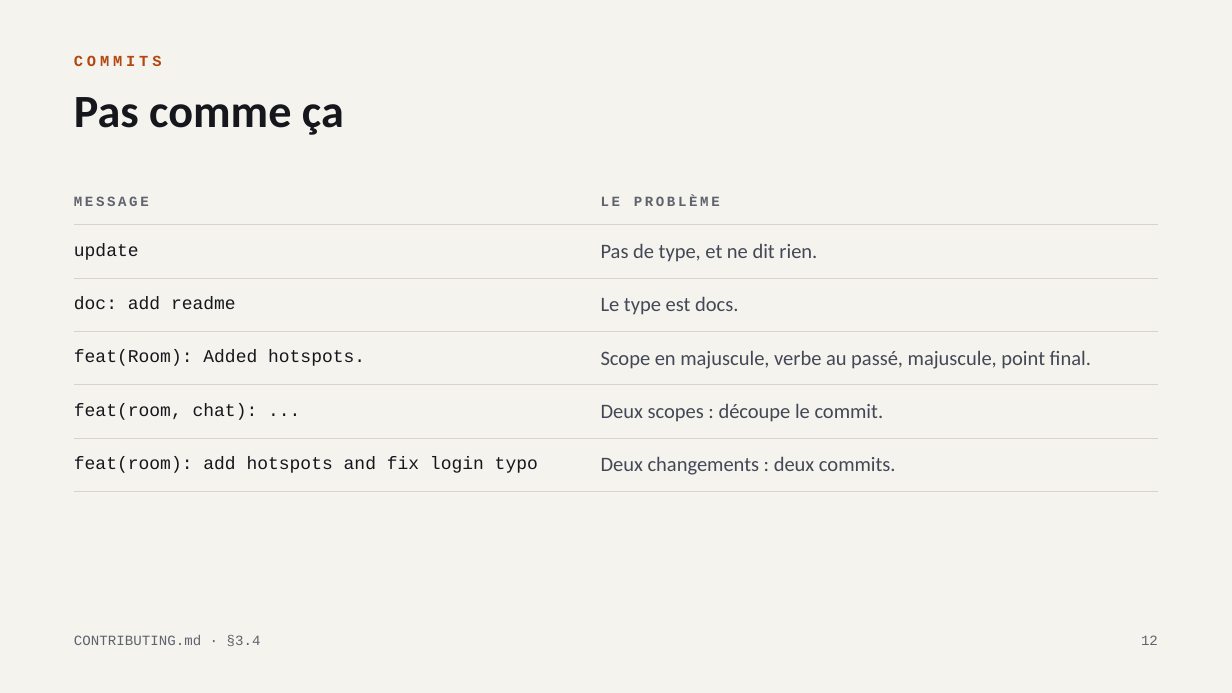
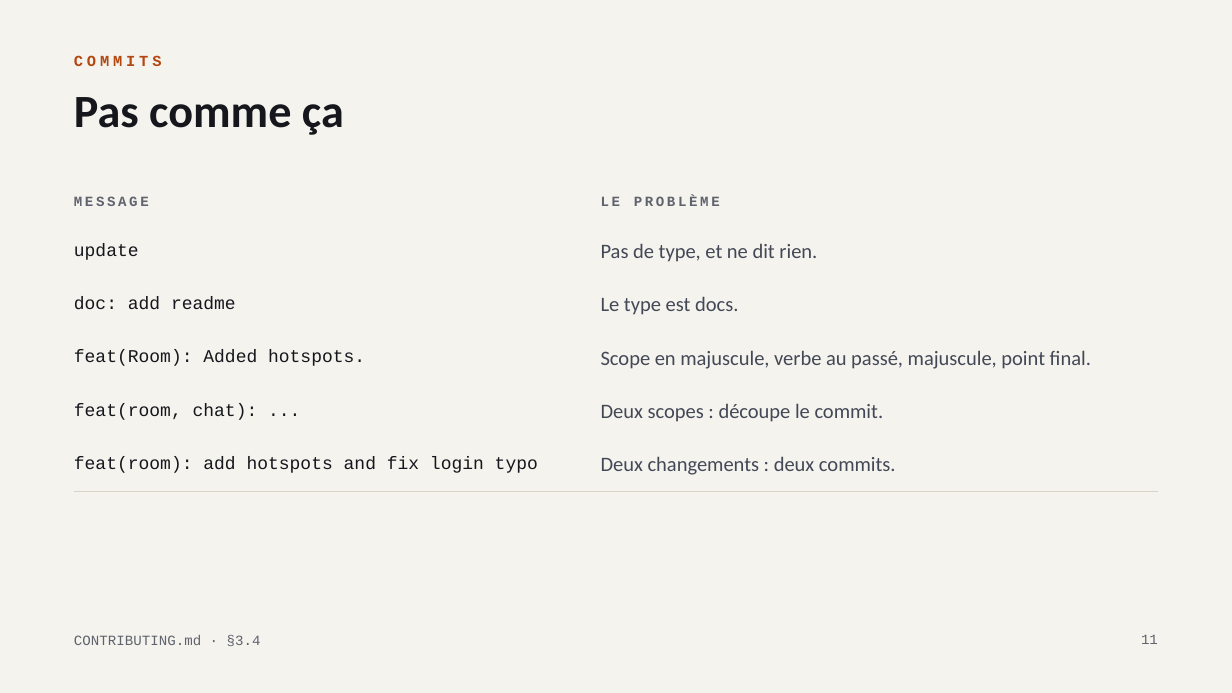
Before and after one commit to Komorebi-32/Transcendance, a slide deck: slide 11 of documentation/slides/regles-git-github.pptx (slide 12 before the commit). Drawn at 1232x693 pixels with LibreOffice and Linux fonts; fonts in the diff are those of the drawing. Boxes give left, top, right and bottom in pixels: in the first picture for what was removed or moved away, otherwise in the second. Text is boxed around its words. In the diff, an @@ line names an element or a change of style, - is before the commit and + after.

```diff
--- a/documentation/slides/regles-git-github.pptx
+++ b/documentation/slides/regles-git-github.pptx
@@ table at <box>74,180,1158,490</box> @@
@@ borders changed @@
@@ page number at <box>1141,634,1158,644</box>: text changed @@
-12
+11
```
Also in this commit, not shown: 7 other slides changed, 1 slide removed, 1 other file.
